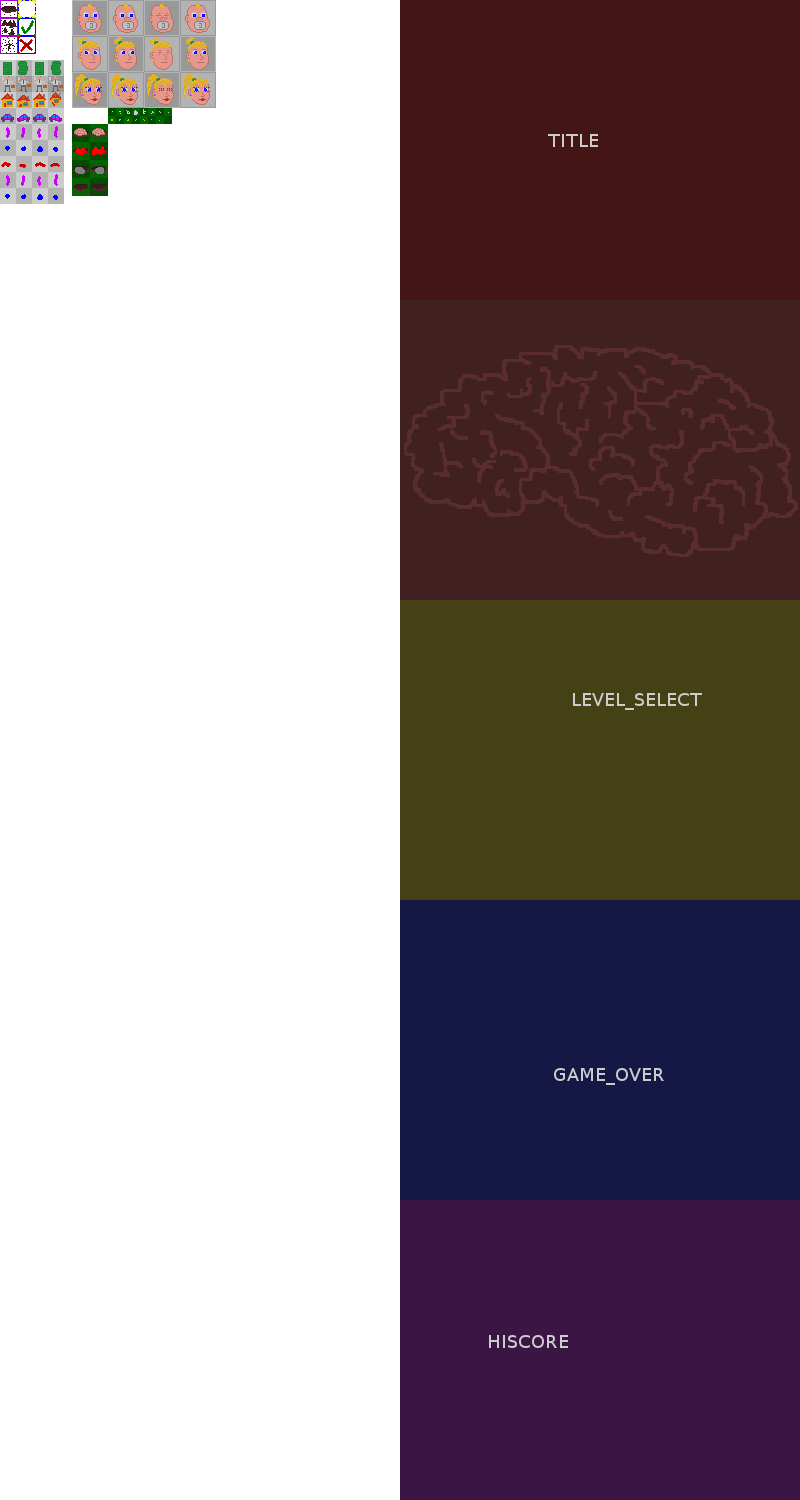
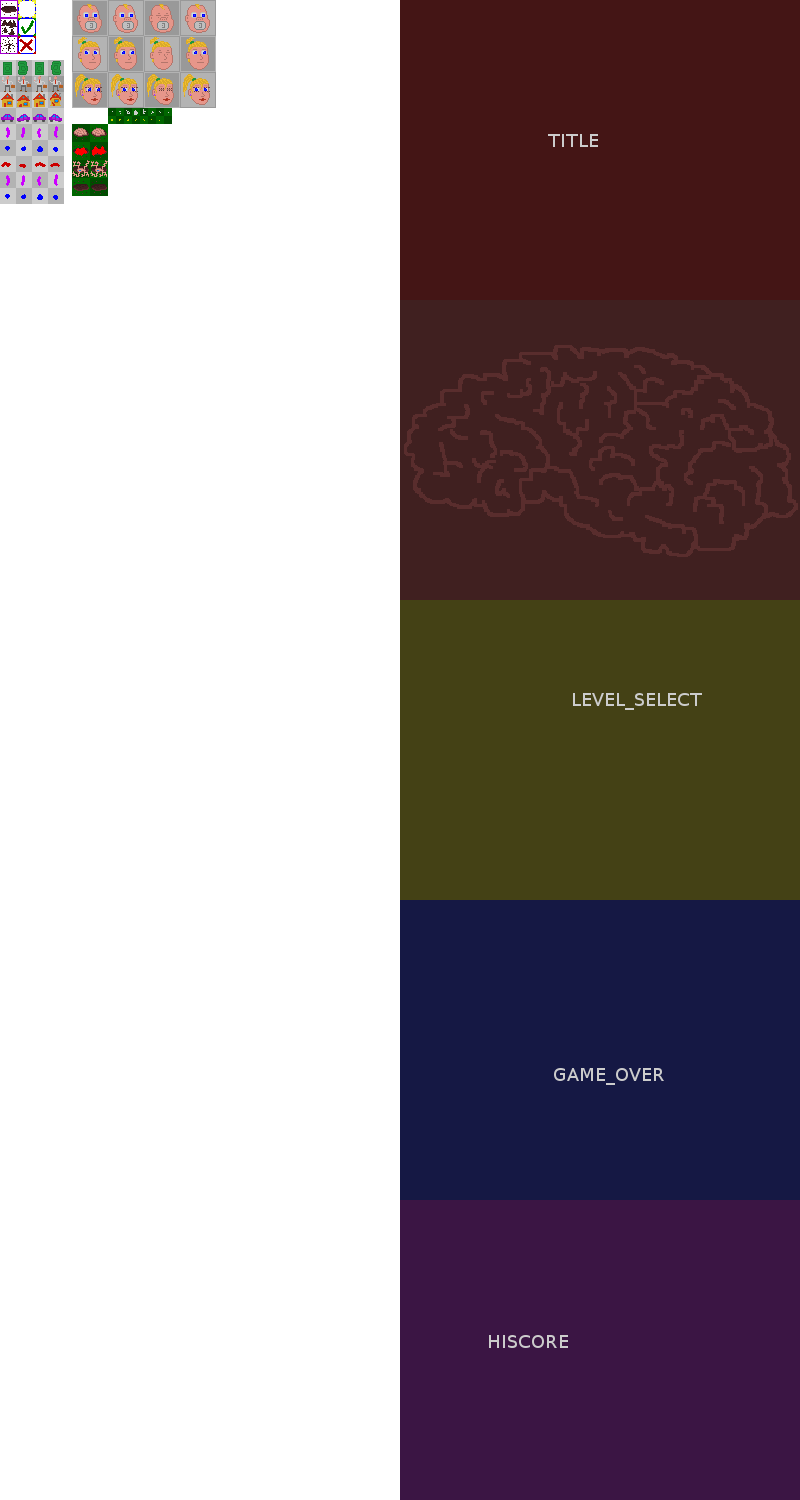
Revision of a layered 800×1500 image; what changed, layer by layer:
painted on "gfx" over <box>72,160,108,177</box>
